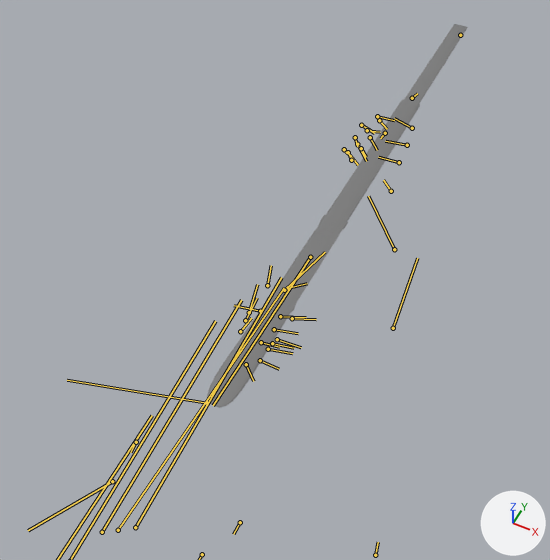
A saved change to the FBX model GameData/models/weapons/shotgun.fbx.
Both versions are drawn from a 50 mm camera at (389.0, -608.0, 1596.0) aimed at (-227.0, 623.0, 57.0). Every picture has the same lights, and +X, +Y and +Z are marked at lower right. Both versions are drawn at frame 1 of the action 'root|CubeAction'; the numbers are the values there. The bones that bend it are drawn over the model as lines.

Names of what the first picture shows: 'shotgun'.
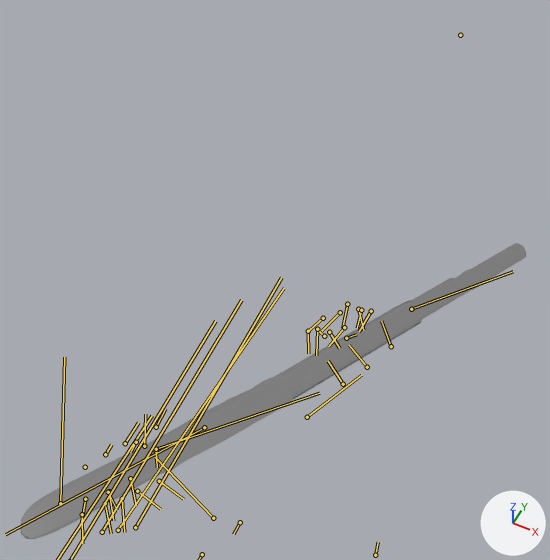
Boxes (x1, y1, x2, y2) around the edits, measured in the pictures (550 x 560 px):
'shotgun', posed
    before: (207, 24, 467, 408)
    after: (21, 243, 526, 539)

What the commit changed:
Bone 'spine_03' (bone_spine_03) moves from (0.7, 6.5, -0.5) to (29.7, 18.7, 32.2).
Bone 'spine_03' (bone_spine_03) turns from (0, 0, 0) to (34, 23, -31) degrees about its own x, y and z.
